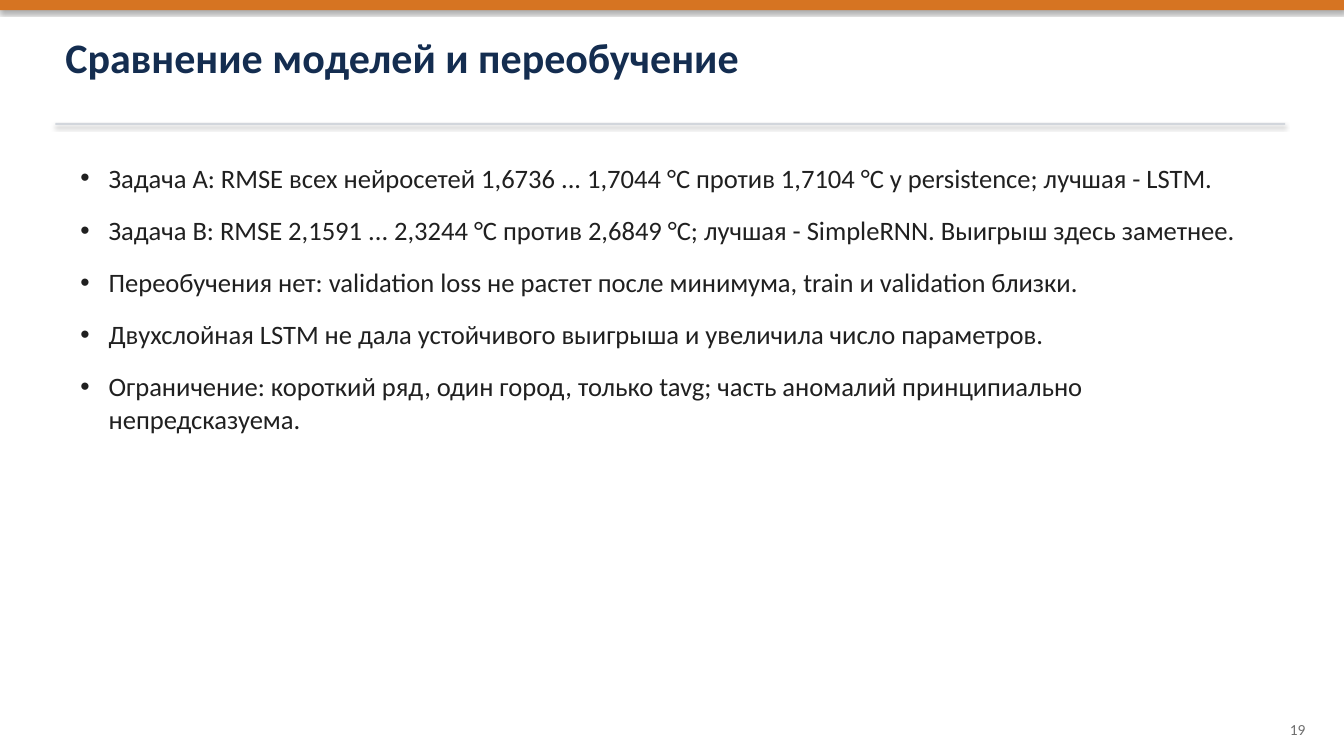
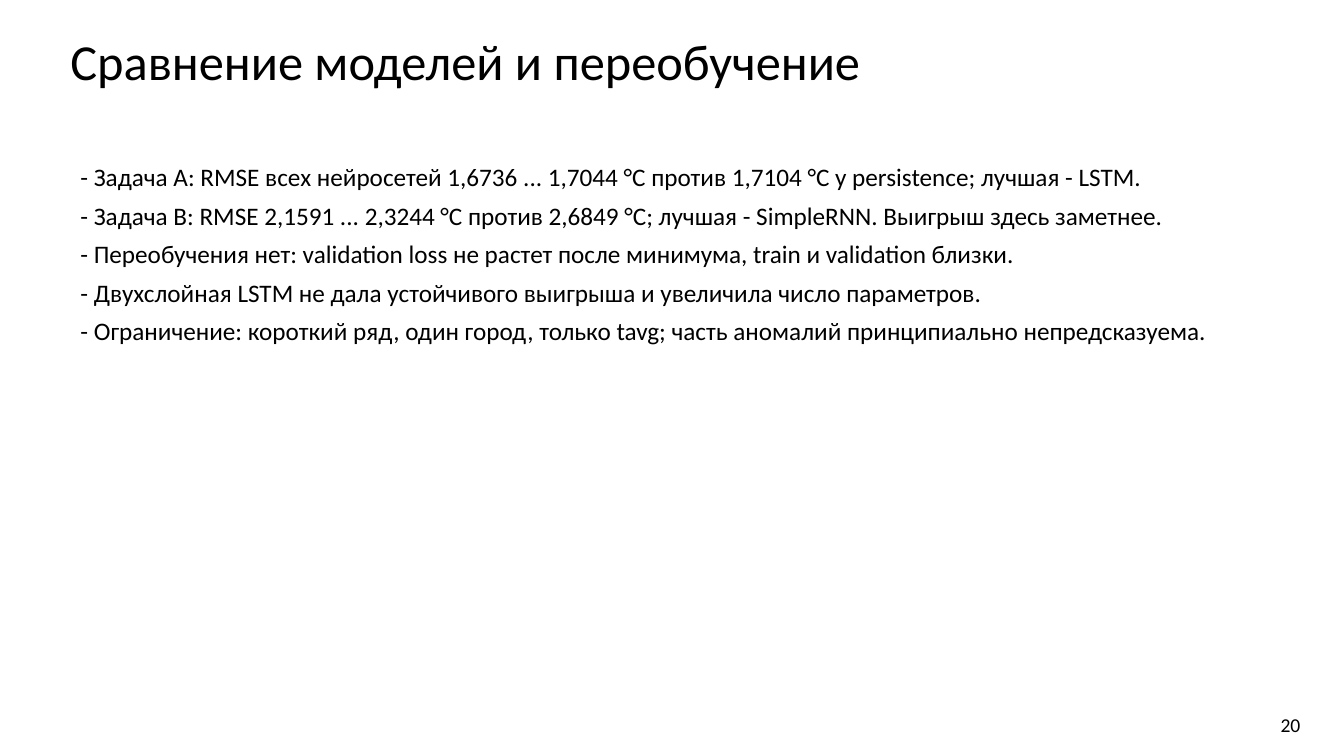
Before and after one commit to bigflyy/nn-uni, a slide deck: slide 20 of labs/lab2/nn-lab-2.pptx. Drawn at 1344x756 pixels with LibreOffice and Linux fonts; fonts in the diff are those of the drawing. Boxes give left, top, right and bottom in pixels: in the first picture for what was removed or moved away, otherwise in the second. Text is boxed around its words. In the diff, an @@ line names an element or a change of style, - is before the commit and + after.

```diff
--- a/labs/lab2/nn-lab-2.pptx
+++ b/labs/lab2/nn-lab-2.pptx
@@ rectangle removed at [0,0,1344,10] @@
@@ text "Сравнение моделей и переобучение" at [70,45,860,89]: size 30 to 36 pt, text colour #142D50 to #000000, bold off @@
@@ rectangle removed at [55,123,1286,125] @@
@@ text at [94,168,1206,345]: text changed; size 19 to 18 pt; text colour #202020 to #000000 @@
-• Задача A: RMSE всех нейросетей 1,6736 ... 1,7044 °C против 1,7104 °C у persistence; лучшая - LSTM.
-• Задача B: RMSE 2,1591 ... 2,3244 °C против 2,6849 °C; лучшая - SimpleRNN. Выигрыш здесь заметнее.
-• Переобучения нет: validation loss не растет после минимума, train и validation близки.
-• Двухслойная LSTM не дала устойчивого выигрыша и увеличила число параметров.
-• Ограничение: короткий ряд, один город, только tavg; часть аномалий принципиально непредсказуема.
+- Задача A: RMSE всех нейросетей 1,6736 ... 1,7044 °C против 1,7104 °C у persistence; лучшая - LSTM.
+- Задача B: RMSE 2,1591 ... 2,3244 °C против 2,6849 °C; лучшая - SimpleRNN. Выигрыш здесь заметнее.
+- Переобучения нет: validation loss не растет после минимума, train и validation близки.
+- Двухслойная LSTM не дала устойчивого выигрыша и увеличила число параметров.
+- Ограничение: короткий ряд, один город, только tavg; часть аномалий принципиально непредсказуема.
@@ text at [1281,719,1301,732]: text changed; size 11 to 14 pt; text colour #6E6E6E to #000000 @@
-19
+20
```
Also in this commit, not shown: 20 other slides changed, 1 other file.
